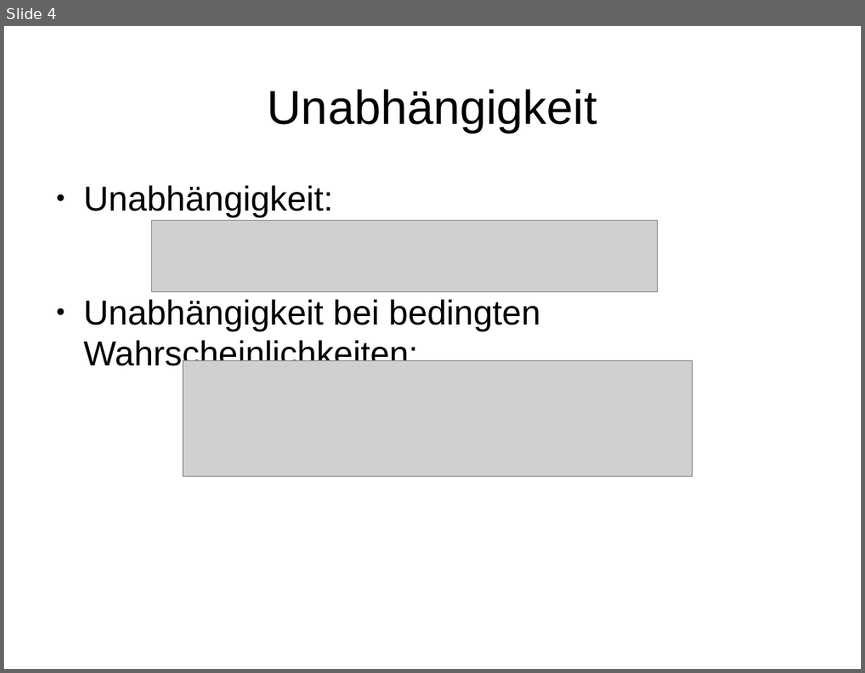
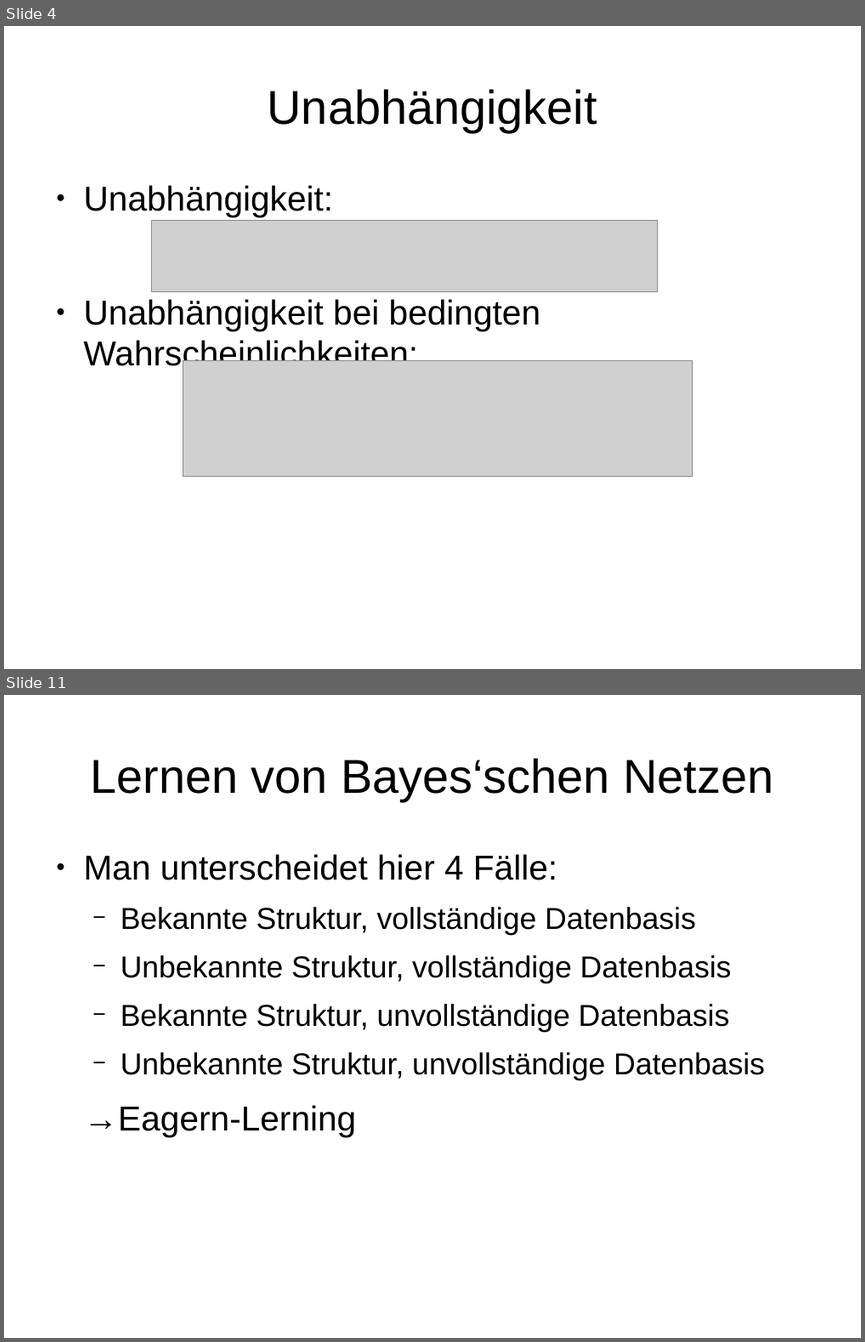
Before and after one commit to davidReward/robotik, a slide deck: praesi.odp. Shown one above the other, each under a label of ours: slide 4 before the commit, slides 4 and 11 after it; the slides between them are not shown. The pictures are 865x673 and 865x1342 pixels, drawn with LibreOffice and Linux fonts; fonts in the diff are those of the drawing; grey boxes stand for pictures. Boxes give left, top, right and bottom in pixels: in the first picture for what was removed or moved away, otherwise in the second. Text is boxed around its words. In the diff, an @@ line names an element or a change of style, - is before the commit and + after.

```diff
--- a/praesi.odp
+++ b/praesi.odp
@@ slide 11 added at box(4, 695, 861, 1338), background #FFFFFF @@
@@ title added at box(90, 758, 773, 801), 44 pt, text #000000 @@
+Lernen von Bayes‘schen Netzen
@@ text added at box(84, 854, 765, 1137), 28 pt, text #000000 @@
+● Man unterscheidet hier 4 Fälle:
+  − Bekannte Struktur, vollständige Datenbasis
+  − Unbekannte Struktur, vollständige Datenbasis
+  − Bekannte Struktur, unvollständige Datenbasis
+  − Unbekannte Struktur, unvollständige Datenbasis
+→Eagern-Lerning
```
Also in this commit, not shown: 1 slide changed, 8 other slides added.
